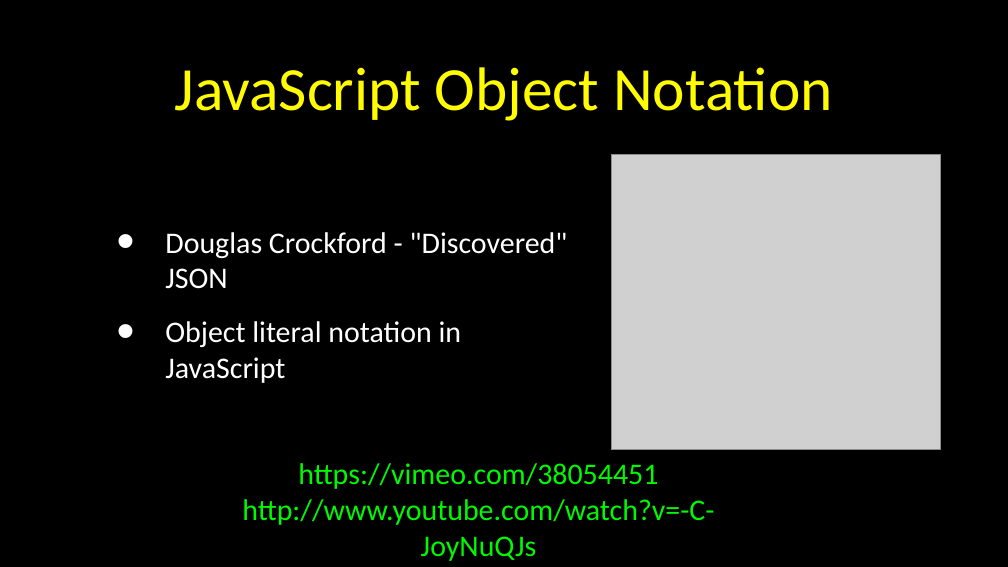
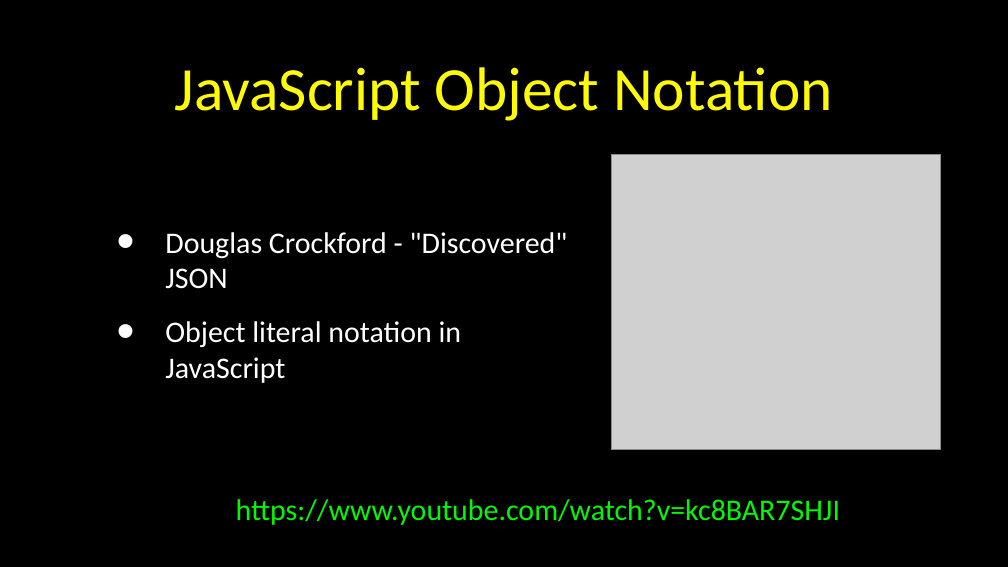
Before and after one commit to csev/wa4e, a slide deck: slide 14 of lectures/PHP-14-JQuery-JSON.ppt (slide 12 before the commit). Drawn at 1008x567 pixels with LibreOffice and Linux fonts; fonts in the diff are those of the drawing; grey boxes stand for pictures. Boxes give left, top, right and bottom in pixels: in the first picture for what was removed or moved away, otherwise in the second. Text is boxed around its words. In the diff, an @@ line names an element or a change of style, - is before the commit and + after.

```diff
--- a/lectures/PHP-14-JQuery-JSON.ppt
+++ b/lectures/PHP-14-JQuery-JSON.ppt
@@ free "https://www.youtube.com/watch?v=kc8BAR7SHJI": place and size @@
-free "https://www.youtube.com/watch?v=kc8BAR7SHJI" at bbox=[185, 471, 772, 547]
+free "https://www.youtube.com/watch?v=kc8BAR7SHJI" at bbox=[185, 471, 891, 547]
@@ text in free at bbox=[236, 499, 840, 525]: text changed @@
-https://vimeo.com/38054451
-http://www.youtube.com/watch?v=-C-JoyNuQJs
+https://www.youtube.com/watch?v=kc8BAR7SHJI
```
Also in this commit, not shown: 8 other slides changed, 2 slides added, 10 other files.
